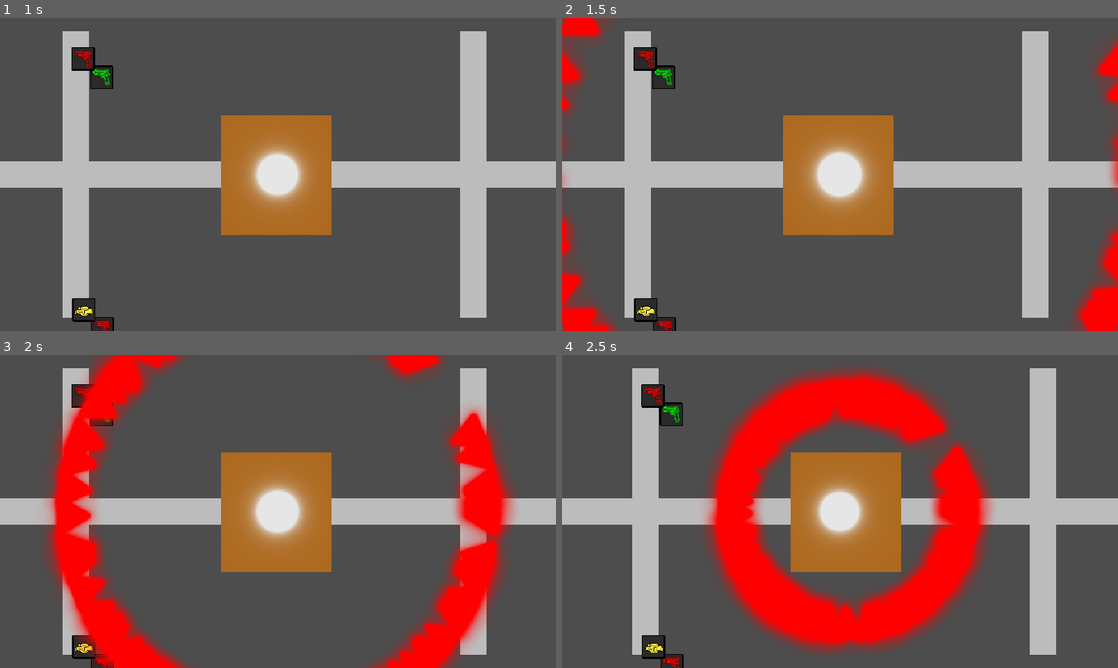
Above: before the commit, frames 1-4 (two rows, left to right).
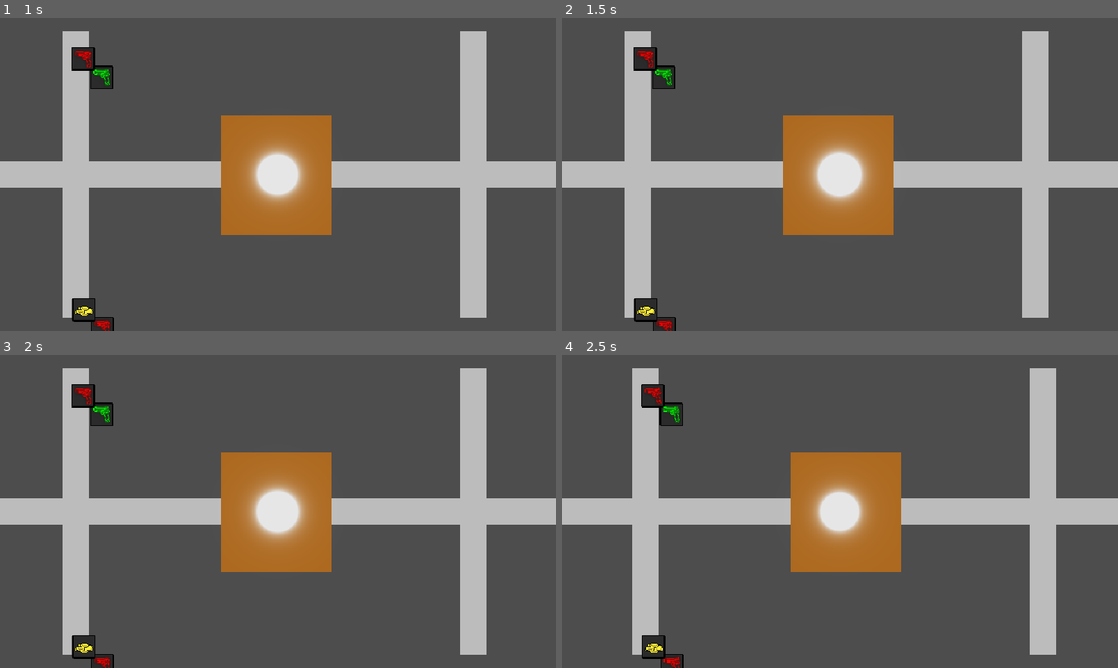
Above: after the commit, the same moments.

Repository: loco-choco/quantux-ui-experiment
Game: Godot game, scene res://scenes/world.tscn
Two runs of this game, one before a commit and one after it. Both use one fixed random seed, a clock stepped at 60 frames per second and the inputs below. The engine's default icon, where the game draws it, is replaced by a stand-in: a white triangle on a blue panel in a dark square.
Inputs (mouse positions are in pixels of both pictures, inside the frame that each line leads up to):
- Up to frame 1 (1 s): tap Enter at 0.5 s; move the mouse to (400, 158) at 0.52 s; hold Tab (hud_toggle_quick_inv) from 0.53 s (still down); click (400, 158) at 0.67 s
- Up to frame 2 (1.5 s): move the mouse to (728, 190) at 1.27 s; release Tab (hud_toggle_quick_inv) at 1.28 s; tap E (pickup_item) at 1.35 s; click (728, 190) at 1.42 s
- Up to frame 3 (2 s): no input
- Up to frame 4 (2.5 s): move the mouse to (895, 442) at 2.02 s; tap Left (player_move_x_neg) at 2.1 s; click (895, 442) at 2.17 s

Frame 1 is identical in both runs. In frame 2, 5.1% of the frame differs, in the area x 0-100%, y 0-100%; in frame 3, 19%; in frame 4, 23%, in the area x 25-78%, y 4-96%.

Commit message:
added game over and own logic

Diff:
--- a/scenes/world.tscn
+++ b/scenes/world.tscn
@@ -1,6 +1,7 @@
-[gd_scene load_steps=8 format=3 uid="uid://ct5lh45t375b1"]
+[gd_scene load_steps=10 format=3 uid="uid://ct5lh45t375b1"]
 
 [ext_resource type="PackedScene" uid="uid://dvkqs1ejdovsf" path="res://scenes/map.tscn" id="1_4wyf3"]
+[ext_resource type="Script" uid="uid://ck8nv36dwfxhk" path="res://scripts/round_logic.gd" id="1_i7141"]
 [ext_resource type="PackedScene" uid="uid://cg55uk4s6qv0g" path="res://scenes/player.tscn" id="1_rwgxs"]
 [ext_resource type="PackedScene" uid="uid://pysiho2iiyxp" path="res://scenes/hud.tscn" id="2_4wyf3"]
 [ext_resource type="Script" uid="uid://cnwnruwhvc7jc" path="res://scripts/enemy_spawner.gd" id="4_k0juu"]
@@ -10,23 +11,44 @@
 [sub_resource type="Resource" id="Resource_qfnet"]
 script = ExtResource("6_qfnet")
 possible_spawns = Array[String](["r"])
-amount_of_enemies = 100
-enemy_speed_mult = 4.0
+amount_of_enemies = 1
+all_unique = true
+enemy_speed_mult = 1.0
+metadata/_custom_type_script = "uid://b2gw0thngrdl3"
+
+[sub_resource type="Resource" id="Resource_i7141"]
+script = ExtResource("6_qfnet")
+possible_spawns = Array[String](["r", "b"])
+amount_of_enemies = 2
+all_unique = true
+enemy_speed_mult = 1.5
 metadata/_custom_type_script = "uid://b2gw0thngrdl3"
 
 [node name="World" type="Node2D"]
+
+[node name="RoundLogic" type="Node" parent="." node_paths=PackedStringArray("player", "hud", "wave_logic")]
+script = ExtResource("1_i7141")
+player = NodePath("../Player")
+hud = NodePath("../HUD")
+wave_logic = NodePath("../EnemyWaveLogic")
 
 [node name="Map" parent="." instance=ExtResource("1_4wyf3")]
 
 [node name="EnemyWaveLogic" type="Node2D" parent="." node_paths=PackedStringArray("player")]
 script = ExtResource("4_k0juu")
 enemy_scene = ExtResource("5_71j4m")
-enemy_waves = Array[ExtResource("6_qfnet")]([SubResource("Resource_qfnet")])
+enemy_waves = Array[ExtResource("6_qfnet")]([SubResource("Resource_qfnet"), SubResource("Resource_i7141")])
 player = NodePath("../Player")
 spawn_radius = 1000.0
 metadata/_custom_type_script = "uid://cnwnruwhvc7jc"
 
+[node name="NextWaveTimer" type="Timer" parent="EnemyWaveLogic"]
+unique_name_in_owner = true
+wait_time = 10.0
+one_shot = true
+
 [node name="Player" parent="." instance=ExtResource("1_rwgxs")]
+unique_name_in_owner = true
 position = Vector2(457, 240)
 
 [node name="Camera2D" type="Camera2D" parent="Player"]
--- a/scripts/enemy.gd
+++ b/scripts/enemy.gd
@@ -23,7 +23,7 @@
 	#$Sprite2D.material.set_shader_parameter("clr", Vector3(1., 0., 0.))
 
 func _process(delta: float) -> void:
-	if is_instance_valid(target) and hp > 0:
+	if hp > 0 and is_instance_valid(target) and target.current_health > 0:
 		look_at(target.global_position)
 		var speed : Vector2 = follow_speed * (target.global_position - global_position).normalized()
 		if hitbox.overlaps_area(target.hitbox):
--- a/scripts/enemy_spawner.gd
+++ b/scripts/enemy_spawner.gd
@@ -11,9 +11,12 @@
 @export var player : Player
 @export var spawn_radius : float
 
+@onready var next_wave_timer : Timer = $NextWaveTimer
+
 var current_alive_enemies : Array[Enemy]
 func _ready() -> void:
 	spawn_wave()
+	next_wave_timer.timeout.connect(spawn_wave)
 
 func spawn_wave() -> void:
 	if current_wave >= enemy_waves.size():
@@ -22,13 +25,15 @@
 	for i in range(wave.amount_of_enemies):
 		var enemy : Enemy = enemy_scene.instantiate()
 		var pos : Vector2 = Vector2.from_angle(randf_range(0, TAU)) * spawn_radius
-		add_child(enemy)
 		enemy.global_position = pos + player.global_position
 		enemy.target = player
 		enemy.follow_speed = enemy.follow_speed * wave.enemy_speed_mult
-		enemy.color_code = wave.possible_spawns[randi_range(0,wave.possible_spawns.size() - 1)]
+		var current_spawn : int = randi_range(0, wave.possible_spawns.size() - 1)\
+								  if not wave.all_unique else i % wave.possible_spawns.size()
+		enemy.color_code = wave.possible_spawns[current_spawn]
 		current_alive_enemies.append(enemy)
 		enemy.died.connect(_on_enemy_died)
+		add_child(enemy)
 	print("spawned wave")
 
 func _on_enemy_died(enemy: Enemy) -> void:
@@ -37,6 +42,7 @@
 		print("Wave ", current_wave, " completed!")
 		wave_completed.emit(current_wave)
 		current_wave = current_wave + 1
+		next_wave_timer.start()
 		if current_wave >= enemy_waves.size():
+			print("All waves completed!")
 			last_wave_completed.emit()
-			print("All waves completed!")
--- a/scripts/enemy_wave.gd
+++ b/scripts/enemy_wave.gd
@@ -2,4 +2,5 @@
 
 @export var possible_spawns : Array[String]
 @export var amount_of_enemies : int
+@export var all_unique : bool
 @export var enemy_speed_mult : float
--- a/scripts/global/input_mode.gd
+++ b/scripts/global/input_mode.gd
@@ -1,6 +1,6 @@
 extends Node
 
-enum Modes {PLAYER, UI}
+enum Modes {MENU, PLAYER, UI}
 
 var mode : Modes = Modes.PLAYER
 
--- /dev/null
+++ b/scripts/round_logic.gd
@@ -0,0 +1,28 @@
+class_name RoundLogic extends Node
+
+signal round_over(points: int)
+
+@export var player : Player
+@export var hud : PlayerHUD
+@export var wave_logic : EnemyWaveLogic
+
+func _ready() -> void:
+	player.player_died.connect(on_game_over)
+	wave_logic.last_wave_completed.connect(on_game_won)
+func on_game_over() -> void:
+	_round_end_logic()
+	print("Game over!")
+	round_over.emit(-1)
+
+func on_game_won() -> void:
+	_round_end_logic()
+	var total_value : int = 0
+	for item : InventoryItem in hud.inventory.get_bagged_items():
+		var valuable : ValuableItemProperty = item.data.get_property("valuable")
+		if valuable:
+			total_value = total_value + valuable.value
+	print("Game won with ", total_value, " points!")
+	round_over.emit(total_value)
+
+func _round_end_logic() -> void:
+	InputMode.change_mode(InputMode.Modes.MENU)
--- a/scripts/ui/hud.gd
+++ b/scripts/ui/hud.gd
@@ -20,6 +20,8 @@
 	#quick_inv.get_node("MarginContainer/AspectRatioContainer/PanelContainer/Sprite").material.set_shader_parameter(property, value)
 
 func _process(_delta: float) -> void:
+	if InputMode.get_mode() == InputMode.Modes.MENU:
+		return
 	#if quick_inv.visible:
 		#spriteParam(get_viewport().get_mouse_position() - quick_inv.get_node("MarginContainer/AspectRatioContainer/PanelContainer").global_position - Vector2(120., 120.), "mousePos")
 	if Input.is_action_just_pressed("hud_toggle_inventory"):
--- a/scripts/ui/inventory/inventory.gd
+++ b/scripts/ui/inventory/inventory.gd
@@ -105,14 +105,10 @@
 	return success
 
 func get_bagged_items() -> Array[InventoryItem]:
-	var lambda = func (i: InventoryItem) -> ItemData:
-		return i.data
-	return bag_grid.get_items().map(lambda)
+	return bag_grid.get_items()
 
 func get_quick_inv_items() -> Array[InventoryItem]:
-	var lambda = func (i: InventoryItem) -> ItemData:
-		return i.data
-	return quick_inv_grid.get_items().map(lambda)
+	return quick_inv_grid.get_items()
 
 func get_weapon() -> ItemData:
 	return weapon_slot.get_item().data
Not shown, added: scripts/round_logic.gd.uid
